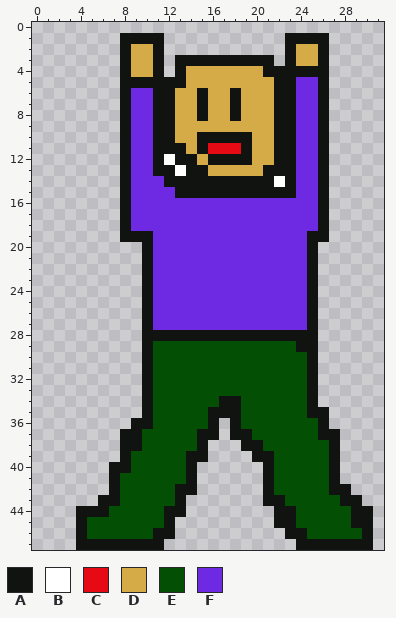
One commit to this pixel-art sprite: game/Animations/Survivor/Default/001.png. The picture above was drawn from the file before the commit.
The file is 32x48 pixels.
Palette (. is transparent): A #111310  B #ffffff  C #e60a14  D #d4ab47  E #035005  F #6e29e2
New version:
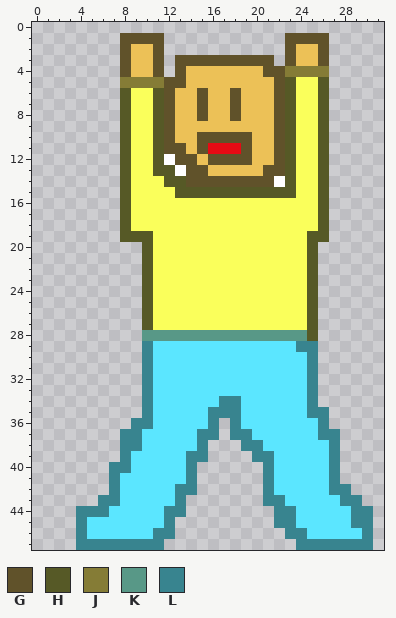
Colours new in this view: G #60522a  H #565926  J #857c36  K #589887  L #38848f
Edits made:
Colour D changes from #d4ab47 to #ecc157.
Colour E changes from #035005 to #5be6ff.
Colour F changes from #6e29e2 to #faff5b.
Colour A gives way to colour G in row 1 at x 8 to 11 and 23 to 26; in row 2 at x 8, 11, 23 and 26; in row 3 at x 8, 11, 13 to 21, 23 and 26; in row 4 at x 8, 11, 13 and 21 to 22; in row 5 at x 12 to 13 and 22; in rows 6 to 8 at x 12, 15, 18 and 22.
Colour A gives way to colour G in row 9 at x 12 and 22; in row 10 at x 12, 15 to 19 and 22; in row 11 at x 12 to 13, 15, 19 and 22; in row 12 at x 13 to 14, 16 to 19 and 22; in row 13 at x 14 to 15 and 21 to 22; in row 14 at x 14 to 21.
Colour A gives way to colour H in row 5 at x 23 and 26; in rows 6 to 12 at x 8, 11, 23 and 26; in row 13 at x 8, 11 to 12, 23 and 26; in row 14 at x 8, 12 to 13, 23 and 26; in row 15 at x 8, 13 to 23 and 26; in rows 16 to 18 at x 8 and 26.
Colour A gives way to colour H in row 19 at x 8 to 10 and 25 to 26; in rows 20 to 27 at x 10 and 25; in row 28 at x 25.
Colour A gives way to colour J in row 4 at x 23 to 26; in row 5 at x 8 to 11.
Colour A gives way to colour K in row 28 at x 10 to 24.
Colour A gives way to colour L in row 29 at x 10 and 24 to 25; in rows 30 to 33 at x 10 and 25; in row 34 at x 10, 17 to 18 and 25; in row 35 at x 10, 16 to 18 and 25 to 26; in row 36 at x 9 to 10, 16, 18 and 26; in row 37 at x 8 to 9, 15 to 16, 18 to 19 and 26 to 27.
Colour A gives way to colour L in row 38 at x 8 to 9, 15, 19 to 20 and 27; in row 39 at x 8, 14 to 15, 20 to 21 and 27; in row 40 at x 7 to 8, 14, 21 and 27; in row 41 at x 7, 14, 21 and 27; in row 42 at x 7, 13 to 14, 21 and 27 to 28; in row 43 at x 6 to 7, 13, 21 to 22 and 28 to 29.
Colour A gives way to colour L in row 44 at x 4 to 6, 12 to 13, 22 to 23 and 29 to 30; in row 45 at x 4, 12, 22 to 23 and 29 to 30; in row 46 at x 4, 11 to 12, 23 to 24 and 30; in row 47 at x 4 to 11 and 24 to 30.
Where, in picture pixels (left, top, right, bottom), the same in both pictures:
changed: (76, 33, 373, 550)
